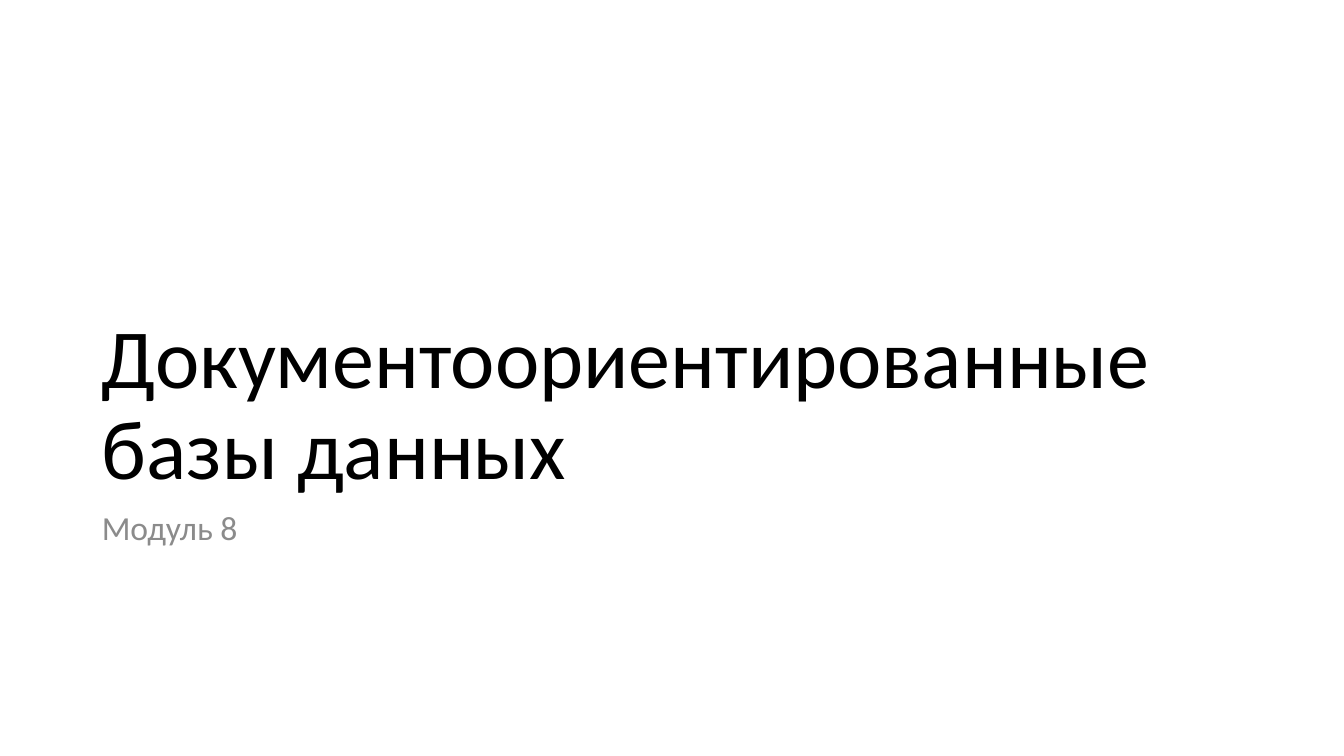
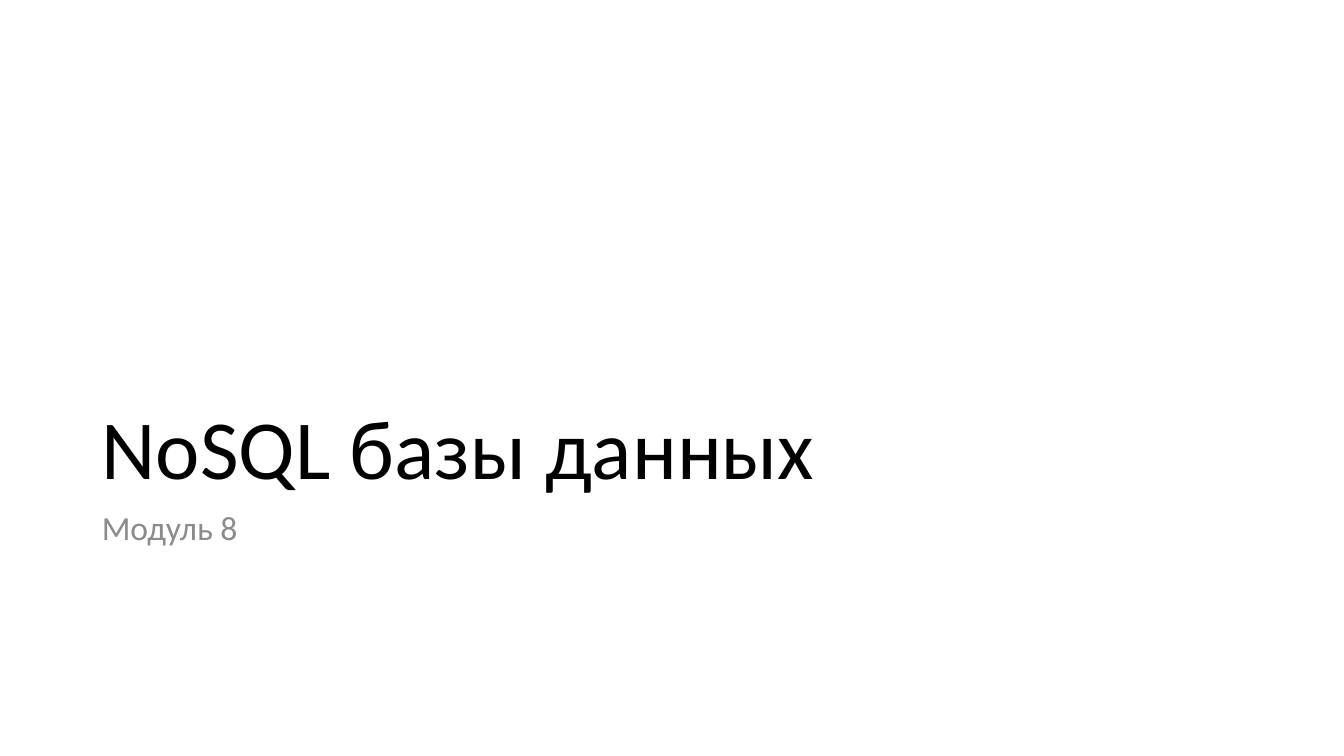
Before and after one commit to paveltsytovich/telegram-course, a slide deck: slide 159 of Presentation/Разработка ботов для телеграмм на Python.pptx. Drawn at 1344x756 pixels with LibreOffice and Linux fonts; fonts in the diff are those of the drawing. Boxes give left, top, right and bottom in pixels: in the first picture for what was removed or moved away, otherwise in the second. Text is boxed around its words. In the diff, an @@ line names an element or a change of style, - is before the commit and + after.

```diff
--- a/Presentation/Разработка ботов для телеграмм на Python.pptx
+++ b/Presentation/Разработка ботов для телеграмм на Python.pptx
@@ title at [102, 422, 814, 493]: text changed @@
-Документоориентированные базы данных
+NoSQL базы данных
```
Also in this commit, not shown: 1 slide added, 1 other file.
